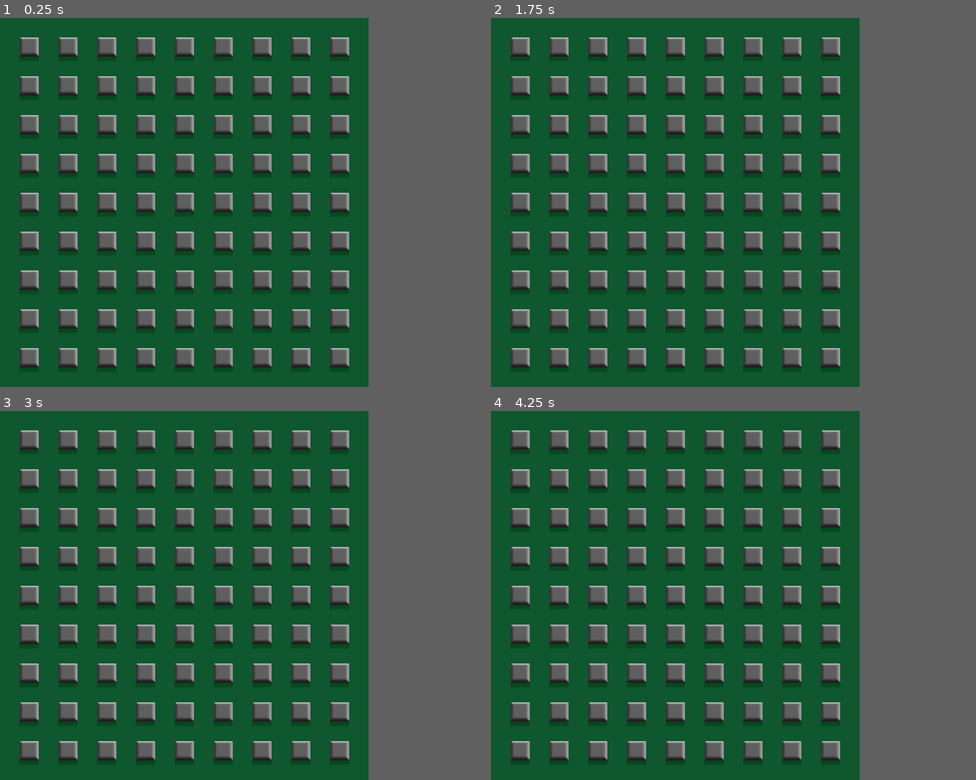
Above: before the commit, frames 1-4 (two rows, left to right).
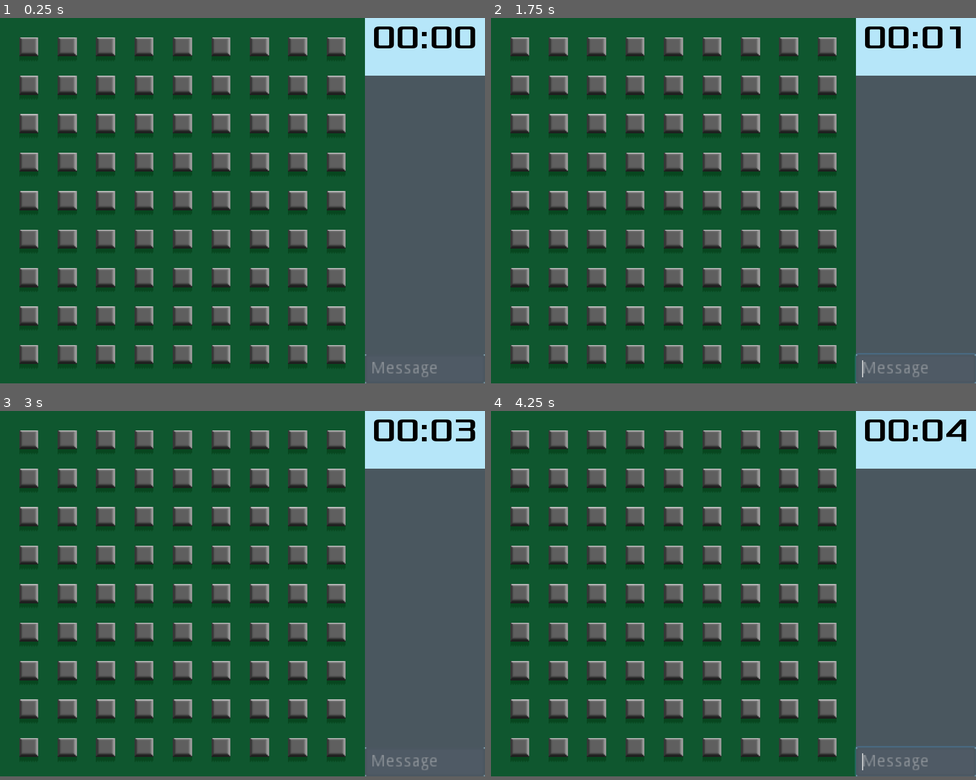
Above: after the commit, the same moments.

Repository: congdanh2504/Bomberman-Client
Game: Godot game, scene res://scenes/Game.tscn
Same seed, same stepped clock (60 frames per second), same inputs: the game is played once before the commit and once after it. This scene is started directly instead of the project's main scene.
Inputs (mouse positions are in pixels of both pictures, inside the frame that each line leads up to):
- Up to frame 1 (0.25 s): no input
- Up to frame 2 (1.75 s): tap Enter at 0.5, 0.6, 1.55 s; move the mouse to (757, 184) at 0.52 s; hold D (ui_right) 0.53-1.28 s; tap Space (drop_bomb) at 1.25, 1.35 s; move the mouse to (602, 220) at 1.27 s; hold S (ui_down) from 1.28 s (still down)
- Up to frame 3 (3 s): move the mouse to (223, 514) at 2.02 s; release S (ui_down) at 2.03 s; hold D (ui_right) 2.03-2.78 s; tap Enter at 2.1, 2.75, 2.85 s; move the mouse to (164, 669) at 2.77 s; hold W (ui_up) from 2.78 s (still down)
- Up to frame 4 (4.25 s): tap Space (drop_bomb) at 3.5, 3.6 s; move the mouse to (786, 650) at 3.52 s; release W (ui_up) at 3.53 s; hold A (ui_left) from 3.53 s (still down); tap Enter at 3.8 s
In our replay, the window is 608x608 before the commit and 800x602 after it. These sizes can differ from the game's own. Grey fills any space a smaller window leaves; there, only what the larger window draws over its background counts as a difference.

The runs differ from the first frame. In frame 1, 15% of the frame differs, in the area x 4-100%, y 0-100%; in frame 2, 15%; in frame 3, 15%; in frame 4, 15%.
Error before the commit: Error calling built-in function 'len': Object can't provide a length. (res://scripts/Game.gd:47)
Error after the commit: Error calling built-in function 'len': Object can't provide a length. (res://scripts/Game.gd:86)

Commit message:
add chat

Diff:
--- a/project.godot
+++ b/project.godot
@@ -23,10 +23,10 @@
 
 [display]
 
-window/size/width=304
+window/size/width=404
 window/size/height=304
 window/size/resizable=false
-window/size/test_width=608
+window/size/test_width=808
 window/size/test_height=608
 window/stretch/mode="2d"
 
--- a/scenes/Game.tscn
+++ b/scenes/Game.tscn
@@ -1,11 +1,25 @@
-[gd_scene load_steps=4 format=2]
+[gd_scene load_steps=8 format=2]
 
 [ext_resource path="res://assets/image/Ground.png" type="Texture" id=1]
 [ext_resource path="res://scripts/Game.gd" type="Script" id=2]
 [ext_resource path="res://scenes/Dialog.tscn" type="PackedScene" id=3]
+[ext_resource path="res://assets/image/backgroundDesert.png" type="Texture" id=4]
+[ext_resource path="res://assets/fonts/Xolonium-Regular.ttf" type="DynamicFontData" id=5]
+
+[sub_resource type="DynamicFont" id=1]
+size = 28
+outline_color = Color( 0, 0, 0, 1 )
+font_data = ExtResource( 5 )
+
+[sub_resource type="DynamicFont" id=2]
+font_data = ExtResource( 5 )
 
 [node name="Game" type="Node2D"]
 script = ExtResource( 2 )
+
+[node name="BackgroundDesert" type="Sprite" parent="."]
+position = Vector2( 200, -144 )
+texture = ExtResource( 4 )
 
 [node name="Sprite" type="Sprite" parent="."]
 position = Vector2( 152, 152 )
@@ -22,12 +36,46 @@
 [node name="Bombs" type="YSort" parent="YSort"]
 
 [node name="Dialog" parent="." instance=ExtResource( 3 )]
+visible = false
 margin_left = 40.0
 margin_top = 88.0
 margin_right = 280.0
 margin_bottom = 216.0
 
 [node name="OutGame" type="Timer" parent="."]
+wait_time = 2.0
 one_shot = true
 
+[node name="VBoxContainer" type="VBoxContainer" parent="."]
+margin_left = 304.0
+margin_right = 404.0
+margin_bottom = 304.0
+
+[node name="Label" type="Label" parent="VBoxContainer"]
+margin_right = 100.0
+margin_bottom = 35.0
+custom_colors/font_color = Color( 0, 0, 0, 1 )
+custom_fonts/font = SubResource( 1 )
+text = "Time"
+align = 1
+valign = 1
+
+[node name="Panel" type="Panel" parent="."]
+modulate = Color( 1, 1, 1, 0.741176 )
+margin_left = 304.0
+margin_top = 48.0
+margin_right = 404.0
+margin_bottom = 280.0
+
+[node name="RichTextLabel" type="RichTextLabel" parent="Panel"]
+margin_right = 100.0
+margin_bottom = 232.0
+custom_fonts/mono_font = SubResource( 2 )
+
+[node name="LineEdit" type="LineEdit" parent="Panel"]
+margin_top = 232.0
+margin_right = 100.0
+margin_bottom = 256.0
+placeholder_text = "Message"
+
 [connection signal="timeout" from="OutGame" to="." method="_on_OutGame_timeout"]
--- a/scenes/Menu.tscn
+++ b/scenes/Menu.tscn
@@ -16,32 +16,32 @@
 [node name="TextureRect" type="TextureRect" parent="."]
 anchor_right = 1.0
 anchor_bottom = 1.0
-margin_left = -62.0
-margin_top = -186.0
-margin_right = 962.0
-margin_bottom = 838.0
+margin_left = -120.0
+margin_top = -208.0
+margin_right = 904.0
+margin_bottom = 816.0
 rect_scale = Vector2( 0.7, 0.7 )
 texture = ExtResource( 1 )
 
 [node name="Sprite" type="Sprite" parent="."]
-position = Vector2( 155, 160.5 )
+position = Vector2( 198.5, 156.5 )
 scale = Vector2( 0.722857, 1.02778 )
 texture = ExtResource( 2 )
 region_enabled = true
 region_rect = Rect2( 0, 0, 350, 180 )
 
 [node name="Sprite2" type="Sprite" parent="."]
-position = Vector2( 155, 160.375 )
+position = Vector2( 198.5, 156.375 )
 scale = Vector2( 0.979546, 1.24375 )
 texture = ExtResource( 3 )
 region_enabled = true
 region_rect = Rect2( 0, 0, 220, 120 )
 
 [node name="VBoxContainer" type="VBoxContainer" parent="."]
-margin_left = 47.0
-margin_top = 87.0
-margin_right = 264.0
-margin_bottom = 235.0
+margin_left = 90.5
+margin_top = 83.0002
+margin_right = 307.5
+margin_bottom = 231.0
 
 [node name="Label" type="Label" parent="VBoxContainer"]
 margin_right = 217.0
--- a/scenes/Room.tscn
+++ b/scenes/Room.tscn
@@ -14,43 +14,43 @@
 script = ExtResource( 5 )
 
 [node name="TextureRect" type="TextureRect" parent="."]
-margin_left = -51.0
-margin_top = -252.0
-margin_right = 973.0
-margin_bottom = 772.0
+margin_left = -120.0
+margin_top = -224.0
+margin_right = 904.0
+margin_bottom = 800.0
 rect_scale = Vector2( 0.7, 0.7 )
 texture = ExtResource( 2 )
 
 [node name="Sprite3" type="Sprite" parent="."]
-position = Vector2( 152, 152 )
+position = Vector2( 210, 152 )
 texture = ExtResource( 3 )
 region_enabled = true
 region_rect = Rect2( -720, 190, 260, 260 )
 
 [node name="Sprite4" type="Sprite" parent="."]
-position = Vector2( 152, 152 )
+position = Vector2( 210, 152 )
 texture = ExtResource( 1 )
 region_enabled = true
 region_rect = Rect2( 0, 0, 220, 220 )
 
 [node name="VBoxContainer" type="VBoxContainer" parent="."]
-margin_left = 48.0
+margin_left = 106.0
 margin_top = 48.0
-margin_right = 256.0
+margin_right = 314.0
 margin_bottom = 256.0
 
 [node name="StartButton" type="Button" parent="."]
-margin_left = 96.0
+margin_left = 154.0
 margin_top = 256.0
-margin_right = 216.0
+margin_right = 274.0
 margin_bottom = 286.0
 custom_fonts/font = SubResource( 1 )
 text = "Start game"
 
 [node name="ExitButton" type="Button" parent="."]
-margin_left = 264.0
+margin_left = 322.0
 margin_top = 16.0
-margin_right = 288.0
+margin_right = 346.0
 margin_bottom = 40.0
 text = "X"
 
--- a/scenes/Rooms.tscn
+++ b/scenes/Rooms.tscn
@@ -15,10 +15,10 @@
 script = ExtResource( 1 )
 
 [node name="TextureRect" type="TextureRect" parent="."]
-margin_left = -51.0
-margin_top = -252.0
-margin_right = 973.0
-margin_bottom = 772.0
+margin_left = -168.0
+margin_top = -232.0
+margin_right = 856.0
+margin_bottom = 792.0
 rect_scale = Vector2( 0.7, 0.7 )
 texture = ExtResource( 3 )
 
@@ -27,43 +27,44 @@
 one_shot = true
 
 [node name="Sprite3" type="Sprite" parent="."]
-position = Vector2( 152, 152 )
+position = Vector2( 202, 154 )
 texture = ExtResource( 5 )
 region_enabled = true
 region_rect = Rect2( -720, 190, 260, 260 )
 
 [node name="Sprite4" type="Sprite" parent="."]
-position = Vector2( 152, 152 )
+position = Vector2( 202, 154 )
 texture = ExtResource( 4 )
 region_enabled = true
 region_rect = Rect2( 0, 0, 220, 220 )
 
 [node name="NewRoomButton" type="Button" parent="."]
-margin_left = 51.0
-margin_top = 260.0
-margin_right = 145.0
-margin_bottom = 286.0
+margin_left = 101.0
+margin_top = 262.0
+margin_right = 195.0
+margin_bottom = 288.0
 custom_fonts/font = SubResource( 1 )
 text = "New room"
 
 [node name="LogOutButton" type="Button" parent="."]
-margin_left = 169.0
-margin_top = 261.0
-margin_right = 253.0
-margin_bottom = 287.0
+margin_left = 219.0
+margin_top = 263.0
+margin_right = 303.0
+margin_bottom = 289.0
 custom_fonts/font = SubResource( 1 )
 text = "Logout"
 
 [node name="VBoxContainer" type="VBoxContainer" parent="."]
-margin_left = 48.0
-margin_top = 48.0
-margin_right = 256.0
-margin_bottom = 256.0
+margin_left = 98.0
+margin_top = 50.0
+margin_right = 306.0
+margin_bottom = 258.0
 
 [node name="Dialog" parent="." instance=ExtResource( 2 )]
-margin_top = 88.0
-margin_right = 32.0
-margin_bottom = 208.0
+margin_left = 82.0
+margin_top = 90.0
+margin_right = 82.0
+margin_bottom = 210.0
 
 [connection signal="timeout" from="kick" to="." method="_on_kick_timeout"]
 [connection signal="pressed" from="NewRoomButton" to="." method="_on_NewRoomButton_pressed"]
--- a/scripts/Game.gd
+++ b/scripts/Game.gd
@@ -15,7 +15,28 @@
 onready var itemsNode = $Items
 onready var dialog = $Dialog
 onready var outGame = $OutGame
+onready var timeCounter = $VBoxContainer/Label
+onready var chat = $Panel/RichTextLabel
+onready var message = $Panel/LineEdit
 var rng = RandomNumberGenerator.new()
+var focus = false
+var time = 0
+
+
+func append_text(text:String, color:String = "#eeeeee"):
+	chat.push_color(Color(color))
+	chat.add_text('\n'+text)
+	chat.pop()
+
+
+func _process(delta):
+	time += delta
+	var secs = fmod(time, 60)
+	var mins = fmod(time, 60*60) / 60
+
+	var time_passed = "%02d:%02d" % [mins, secs]
+	timeCounter.text = time_passed
+
 
 func new_block(x, y):
 	var block = Block.instance()
@@ -32,11 +53,29 @@
 	return stone
 
 
+func _input(event):
+	if event is InputEventKey:
+		if event.pressed and event.scancode == KEY_ENTER:
+			if Global.get_is_chatting():
+				Networking.send_message(message.text)
+				message.text = ""
+				message.release_focus()
+				Global.set_is_chatting(false)
+			else:
+				message.grab_focus()
+				Global.set_is_chatting(true)
+
 func _ready():
 	rng.randomize()
 	Networking.connect("drop_bomb", self, "_drop_bomb")
 	Networking.connect("update_pos", self, "_update_pos")
 	Networking.connect("remove_player", self, "_remove_player")
+	Networking.connect("chat", self, "_on_chat")
+	message.connect("focus_entered", self, "_focus_entered")
+	chat.set_scroll_follow(true)
+	var tempChat = Global.get_temp_chat()
+	for msg in tempChat:
+		append_text(msg, "#00FF00")
 
 	for i in range(BLOCK_SIZE, 300, 32):
 		for j in range(BLOCK_SIZE, 300, 32):
@@ -65,6 +104,14 @@
 		if player.active:
 			new_player.connect("lose_game", self, "_lose_game")
 		playersNode.add_child(new_player)
+
+
+func _focus_entered():
+	Global.set_is_chatting(true)
+
+
+func _on_chat(message):
+	append_text(message)
 
 
 func _go_off(x, y, bomb_range, your_bomb):
@@ -221,6 +268,7 @@
 
 
 func _lose_game():
+	Global.clear_temp_chat()
 	dialog._set_caption("You lose!")
 	dialog._set_info("You lose!")
 	dialog._show_dialog()
@@ -229,6 +277,7 @@
 
 
 func win_game():
+	Global.clear_temp_chat()
 	dialog._set_caption("You win!")
 	dialog._set_info("You win!")
 	dialog._show_dialog()
--- a/scripts/Global.gd
+++ b/scripts/Global.gd
@@ -6,6 +6,8 @@
 var stones
 var players
 var items
+var isChatting = false
+var tempChat = []
 
 func get_username() -> String:
 	return username
@@ -45,3 +47,18 @@
 
 func set_items(value):
 	items = value
+
+func set_is_chatting(value):
+	isChatting = value
+
+func get_is_chatting():
+	return isChatting
+
+func get_temp_chat():
+	return tempChat
+
+func append_temp_chat(msg):
+	tempChat.append(msg)
+
+func clear_temp_chat():
+	tempChat.clear()
--- a/scripts/Networking.gd
+++ b/scripts/Networking.gd
@@ -10,6 +10,7 @@
 signal update_pos(username, x, y, animation)
 signal drop_bomb(x, y, bomb_range, your_bomb)
 signal remove_player(username)
+signal chat(message)
 
 func ready():
 	self.connection()
@@ -46,12 +47,8 @@
 
 func _client_received():
 	var packet = ws.get_peer(1).get_packet()
-
 	var resultJSON = JSON.parse(packet.get_string_from_utf8())
-
 	var type = resultJSON.result.type
-
-#	print(type)
 	var data = resultJSON.result
 
 	if type == "kick":
@@ -74,6 +71,11 @@
 
 	if type == "removePlayer":
 		emit_signal("remove_player", data.username)
+
+	if type == "chat":
+		Global.append_temp_chat(data.message)
+		emit_signal("chat", data.message)
+
 
 func createRoom():
 	ws.get_peer(1).put_var({
@@ -127,5 +129,11 @@
 		}
 	})
 
+func send_message(message):
+	ws.get_peer(1).put_var({
+		"type": 'onChat',
+		"message": message
+	})
+
 func log_out():
 	ws.disconnect_from_host()
--- a/scripts/Player.gd
+++ b/scripts/Player.gd
@@ -20,7 +20,7 @@
 	active2 = value
 
 func _process(delta):
-	if active:
+	if active and not Global.get_is_chatting():
 		movement()
 	pass
 
@@ -66,7 +66,7 @@
 		$AnimatedSprite.animation = "idle%s_%s" % [direction, id]
 
 	velocity = move_and_slide(velocity)
-	position.x = clamp(position.x, 0, screen_size.x - 14)
+	position.x = clamp(position.x, 0, 290)
 	position.y = clamp(position.y, 0, screen_size.y - 14)
 
 	Networking.update_pos(username, position.x, position.y, $AnimatedSprite.animation, Global.get_roomname())
Not shown, changed: export_presets.cfg
Not shown, added: bomber man.exe
